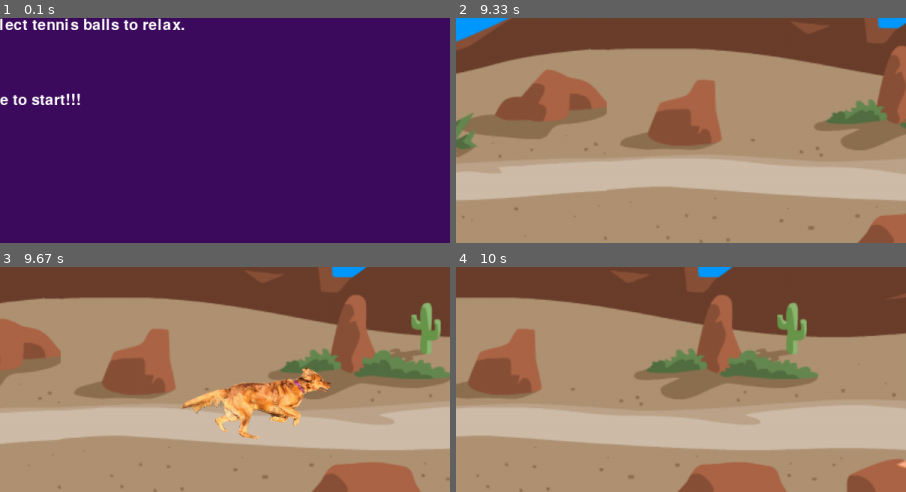
Above: before the commit, frames 1-4 (two rows, left to right).
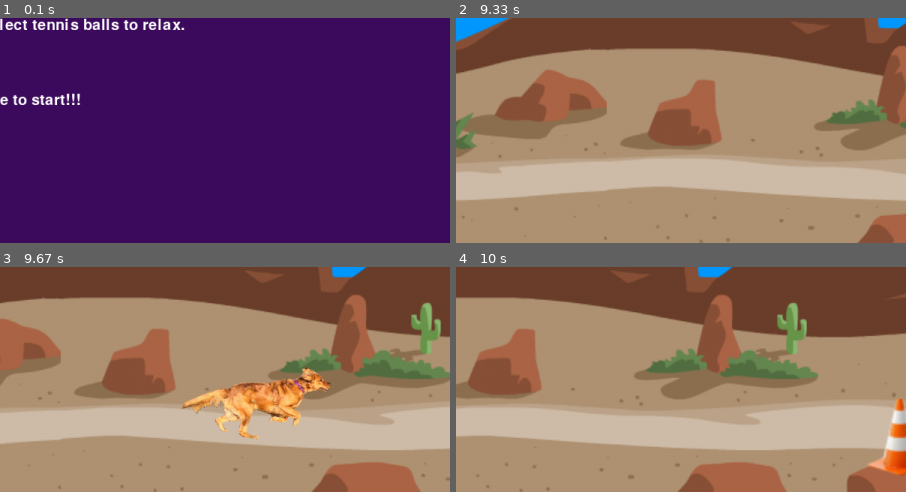
Above: after the commit, the same moments.

Repository: dgunzy/NSCC_PROJECTS
Game: pygame game, started from FinalProjGame/main.py
Same seed, same stepped clock (60 frames per second), same inputs: the game is played once before the commit and once after it.
Inputs:
- Up to frame 1 (0.1 s): no input
- Up to frame 2 (9.33 s): tap Space at 0.33, 9.07 s; hold Right 0.67-1.13 s; hold Right 1.17-1.63 s; hold Left 1.67-2.2 s; hold Left 2.23-2.63 s; hold Right 2.67-3.3 s; hold Left 3.33-3.8 s; hold Right 3.83-4.3 s; hold Right 4.33-4.8 s; hold Left 4.83-5.37 s; hold Left 5.4-5.8 s; hold Right 5.83-6.47 s; hold Left 6.5-6.97 s; hold Right 7-7.47 s; hold Right 7.5-7.97 s; hold Left 8-8.53 s; hold Left 8.57-8.97 s; hold Right from 9 s (still down)
- Up to frame 3 (9.67 s): tap Space at 9.37 s; release Right at 9.63 s
- Up to frame 4 (10 s): hold Left from 9.67 s (still down); tap Space at 9.73 s
The pictures show only the part of the screen within x 50-100%, y 50-100%; the shares and areas given below are measured in that part.

Frames 1-3 are identical in both runs. In frame 4, 1.2% of the frame differs, in the area x 91-100%, y 58-93%.

Commit message:
Finished with comments

Diff:
--- a/FinalProjGame/functions.py
+++ b/FinalProjGame/functions.py
@@ -9,22 +9,19 @@
 
 
 def draw_background(playerposition, SCREEN, WIDTH, BG,scroll):
+    """This function handles the scrolling by iterating through a range and blitting the background in sequence"""
     for i in range(0,2):
-
         if playerposition.x > 350:
             SCREEN.blit(BG, (i * WIDTH + scroll,0))
-
-            scroll -= 3
-
+            scroll -= 3 #This controls the speed of the background
             if abs(scroll) > WIDTH:
                 scroll = 0
-
-
         if playerposition.x <= 350:
             SCREEN.blit(BG, (i * WIDTH + scroll,0))
-    return scroll
+    return scroll    #scroll must be returned and assigned again in the main function
 
 def draw_gamewindow(playerposition, coneposition, blenderposition, ballposition, pigposition, charlie_fear, SCREEN, CONE, BLENDER,BALL,PIG,FEAR_FONT, PLAYER,PURPLE):
+    """This function draws all the objects and text that is displayed during the game."""
     SCREEN.blit(CONE, (coneposition.x, coneposition.y))
     SCREEN.blit(BLENDER, (blenderposition.x, blenderposition.y))
     SCREEN.blit(BALL, (ballposition.x ,ballposition.y))
@@ -35,6 +32,7 @@
 
 
 def player_movement(keys_pressed, playerposition, VEL):
+    """This handles the left and right movement of the player"""
     if keys_pressed[py.K_LEFT] and playerposition.x > 0:
         playerposition.x -= VEL
     if keys_pressed[py.K_RIGHT] and playerposition.x < 1100:
@@ -42,35 +40,35 @@
 
 
 def object_movement(timestart, gameclock, objectposition, itemvel, randomint1, randomint2):
-    if gameclock > timestart:
+    """This is the function that will control all the objects in the game"""
+    if gameclock > timestart: #The object spawns at a time
         objectposition.x -= itemvel
         if objectposition.x < -500:
-            objectposition.x = random.randint(randomint1, randomint2)
+            objectposition.x = random.randint(randomint1, randomint2)    # when the object goes past -500 it respawns at a random number, to keep it interesting
             return objectposition
         return objectposition
 
 def collision(playerposition, coneposition, blenderposition, pigposition, ballposition, immunetimer, boosttimer, CHARLIE_HIT, CHARLIE_BOOST):
+    """This function handles the collision of the player and various objects, the bad one post the event Charlie_hit and good ones CHarlie_boost
+    There is a timer in place so you cant get hit for 1 second if you are already hit, by checking for the immunetimer and boosttimer variable"""
     if playerposition.colliderect(coneposition) and immunetimer < 0:
         py.event.post(py.event.Event(CHARLIE_HIT))
-
-
     if playerposition.colliderect(blenderposition) and immunetimer < 0:
         py.event.post(py.event.Event(CHARLIE_HIT))
-
     if playerposition.colliderect(pigposition) and immunetimer < 0:
         py.event.post(py.event.Event(CHARLIE_HIT))
-
     if playerposition.colliderect(ballposition) and boosttimer < 0:
         py.event.post(py.event.Event(CHARLIE_BOOST))
 
 def gameover(gameclock, END_FONT, WHITE, SCORE_FONT, SCREEN, WIDTH, HEIGHT):
+    """This runs like a mini version of the game, displaying the player score and breaks with a spacebar to call the main function."""
     game_over_text = END_FONT.render("GAME OVER", 1, WHITE)
     score_text = SCORE_FONT.render("You scored " + str(gameclock//60), 1, WHITE)
     return_text = SCORE_FONT.render("Press Space to return try again!!", 1, WHITE)
     clock = py.time.Clock()
     time = datetime.datetime.now()
     run = True
-    with open("scores.txt", "a") as f:
+    with open("scores.txt", "a") as f: #This writes to a text doc the score and the time
                 f.write("\nThe score by player is " + str(gameclock//60) + " at " + str(time))
     while run:
         clock.tick(30)
@@ -78,7 +76,7 @@
         for event in py.event.get():
             if event.type == py.QUIT:
                 py.quit()
-                exit()
+                exit()  #This prevents a traceback when the program closes
         keys_pressed = py.key.get_pressed()
         if keys_pressed[py.K_SPACE]:
             run = False
@@ -89,6 +87,8 @@
 
 
 def openingscreen(WIDTH, HEIGHT, END_FONT, WHITE, INSTRUCTION_FONT, SCREEN, PURPLE, run):
+    """This runs like a mini version of the game, but with a purple screen and instructions on how to play.
+    it breaks out with a space bar."""
     clock = py.time.Clock()
     startscreen = py.Rect(0,0,WIDTH, HEIGHT)
     start_text = END_FONT.render("Charlie's Adventure", 1, WHITE)
@@ -105,7 +105,7 @@
             if event.type == py.QUIT:
 
                 py.quit()
-                exit()
+                exit()  #This prevents a traceback when the program closes
 
         keys_pressed = py.key.get_pressed()
         if keys_pressed[py.K_SPACE]:
--- a/FinalProjGame/main.py
+++ b/FinalProjGame/main.py
@@ -7,7 +7,7 @@
 
 py.font.init()
 clock = py.time.Clock()
-
+###These are the variables that set the image and screen sizes, game speed, and title###
 WIDTH = 1200
 HEIGHT = 600
 FPS = 60
@@ -34,7 +34,8 @@
 
 
 
-
+### This is the main function that runs the program, The variables inside the main function will be modified###
+### And therefore need to be assigned in the function###
 def main():
     playerposition = py.Rect(200, 380, 100, 90)
     coneposition = py.Rect(1300, 450, 150, 75)
@@ -52,14 +53,14 @@
     jump = False
     run= True
     f.openingscreen(WIDTH, HEIGHT, END_FONT, WHITE, INSTRUCTION_FONT, SCREEN, PURPLE, run)
-
+    """THe main function runs and calls the necessary game functions in the correct order """
     while run:
         clock.tick(FPS)
         gameclock += 1
         immunetimer -= 1
         boosttimer -= 1
-        itemvel = int(gameclock / 300) + 6
-        for event in py.event.get():
+        itemvel = int(gameclock / 300) + 6 #This increases the speed as the game time progresses
+        for event in py.event.get(): #This loop handles game events, such as quitting the game or the charlie hit or boost
             if event.type == py.QUIT:
                 run = False
                 return
@@ -72,7 +73,7 @@
                 ballposition.x = random.randint(3500, 5000)
         keys_pressed = py.key.get_pressed()
         f.player_movement(keys_pressed, playerposition, VEL)
-        if not(jump):
+        if not(jump):   #This handles the jump when the player hits the spacebar
             if keys_pressed[py.K_SPACE]:
                 jump = True
 
@@ -92,15 +93,16 @@
 
         f.collision(playerposition, coneposition, blenderposition, pigposition, ballposition, immunetimer, boosttimer, CHARLIE_HIT, CHARLIE_BOOST)
 
-        scroll = f.draw_background(playerposition, SCREEN, WIDTH, BG, scroll)
+        scroll = f.draw_background(playerposition, SCREEN, WIDTH, BG, scroll) #this reassigns the scroll variable the correct return from the background scrolling function
         f.draw_gamewindow(playerposition, coneposition, blenderposition, ballposition, pigposition, charlie_fear, SCREEN, CONE, BLENDER,BALL,PIG,FEAR_FONT, PLAYER,PURPLE)
         py.display.update()
-        if charlie_fear == 5:
+        if charlie_fear == 5:  #This ends the game when the fear is 5
 
             f.gameover(gameclock, END_FONT, WHITE, SCORE_FONT, SCREEN, WIDTH, HEIGHT)
             main()
 
-    if run == False:
+    if run == False:  #when the exit is pressed, the run is false and py.quit() is called
             py.quit()
 
-main()
+if __name__ == "__main__":
+    main()
--- a/FinalProjGame/scores.txt
+++ b/FinalProjGame/scores.txt
@@ -1,39 +1,5 @@
-
-The score by player is 64 at 2022-11-30 18:09:58.161841
-The score by player is 64 at 2022-11-30 18:10:52.920143
-The score by player is 10 at 2022-11-30 18:15:58.279763
-The score by player is 10 at 2022-11-30 18:16:05.476783
-The score by player is 10 at 2022-11-30 18:16:10.655002
-The score by player is 10 at 2022-11-30 18:16:23.244585
-The score by player is 10 at 2022-11-30 18:16:35.998326
-The score by player is 10 at 2022-11-30 18:16:41.993003
-The score by player is 10 at 2022-11-30 18:17:18.746987
-The score by player is 10 at 2022-11-30 18:17:25.316569
-The score by player is 10 at 2022-11-30 18:17:35.156703
-The score by player is 19 at 2022-11-30 18:18:00.366222
-The score by player is 15 at 2022-11-30 18:20:57.340033
-The score by player is 13 at 2022-11-30 18:26:15.694172
-The score by player is 10 at 2022-11-30 18:27:29.105094
-The score by player is 8 at 2022-11-30 18:27:44.715739
-The score by player is 9 at 2022-11-30 18:28:00.294145
-The score by player is 9 at 2022-11-30 18:28:08.857055
-The score by player is 9 at 2022-11-30 18:28:26.719746
-The score by player is 14 at 2022-11-30 18:28:51.707142
-The score by player is 14 at 2022-11-30 18:29:19.763641
-The score by player is 14 at 2022-11-30 18:29:26.237256
-The score by player is 14 at 2022-11-30 18:29:31.728212
-The score by player is 14 at 2022-11-30 18:29:40.350828
-The score by player is 18 at 2022-11-30 18:30:05.868856
-The score by player is 16 at 2022-11-30 18:30:46.363893
-The score by player is 14 at 2022-11-30 18:32:22.920452
-The score by player is 15 at 2022-11-30 18:32:44.968192
-The score by player is 10 at 2022-11-30 18:55:50.961119
-The score by player is 14 at 2022-11-30 18:56:17.609480
-The score by player is 14 at 2022-11-30 18:56:25.042795
-The score by player is 9 at 2022-11-30 18:57:05.046563
-The score by player is 9 at 2022-11-30 18:58:13.791800
-The score by player is 8 at 2022-11-30 18:58:37.438810
-The score by player is 11 at 2022-11-30 19:00:34.143656
 The score by player is 9 at 2022-11-30 19:00:53.752917
 The score by player is 10 at 2022-11-30 19:01:10.300409
 The score by player is 10 at 2022-11-30 19:01:23.404242
+The score by player is 34 at 2022-11-30 19:54:05.890915
+The score by player is 34 at 2022-11-30 19:54:16.028527
